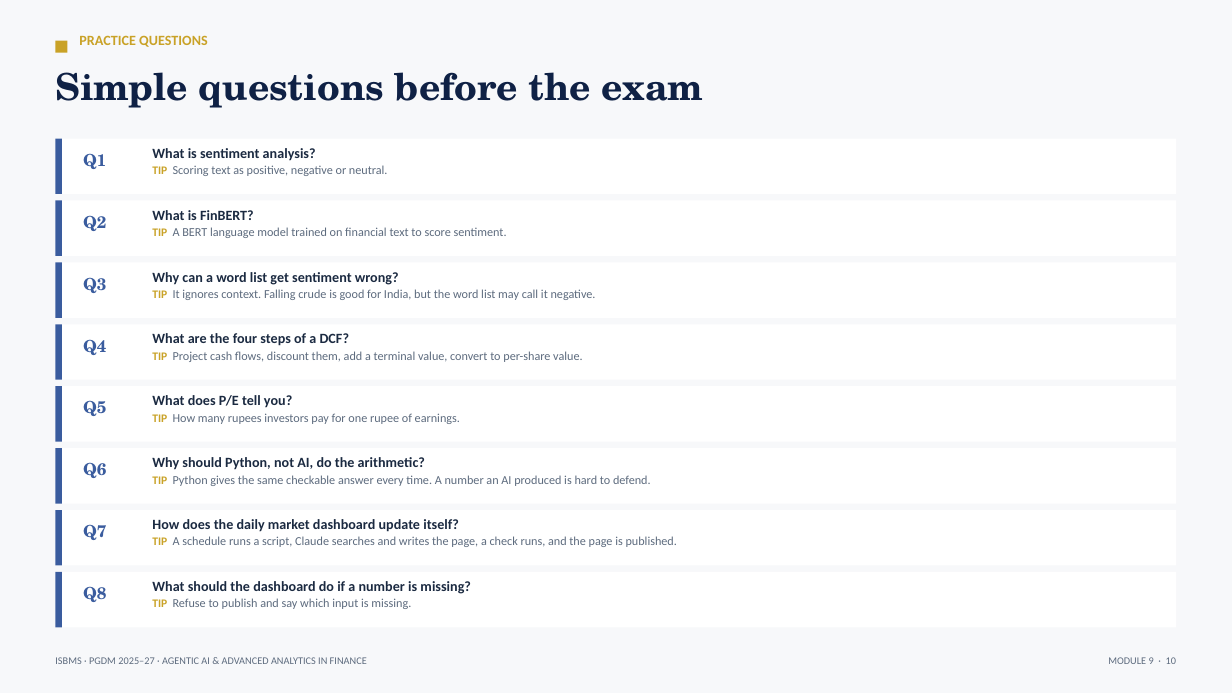
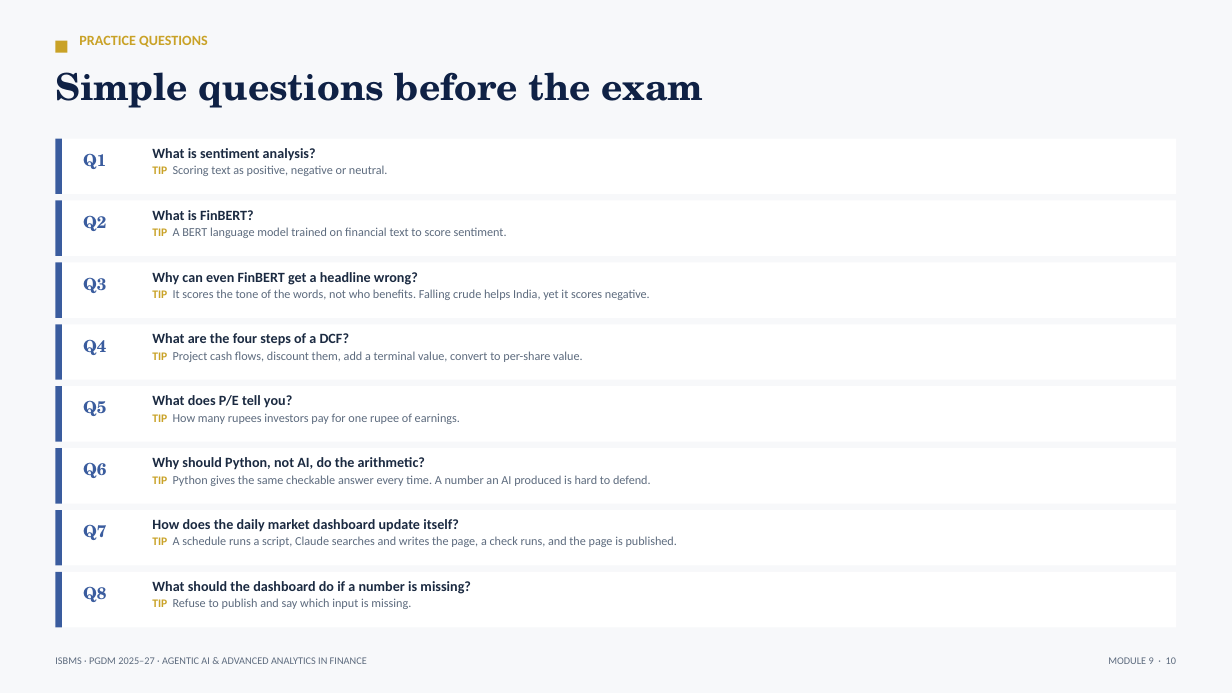
Before and after one commit to tejasgjadhav/AIFINANCE, a slide deck: slide 10 of slides/Module-09-Market-Commentary-and-Dashboards.pptx. Drawn at 1232x693 pixels with LibreOffice and Linux fonts; fonts in the diff are those of the drawing. Boxes give left, top, right and bottom in pixels: in the first picture for what was removed or moved away, otherwise in the second. Text is boxed around its words. In the diff, an @@ line names an element or a change of style, - is before the commit and + after.

```diff
--- a/slides/Module-09-Market-Commentary-and-Dashboards.pptx
+++ b/slides/Module-09-Market-Commentary-and-Dashboards.pptx
@@ text at [152,272,650,300]: text changed @@
-Why can a word list get sentiment wrong?
-TIP It ignores context. Falling crude is good for India, but the word list may call it negative.
+Why can even FinBERT get a headline wrong?
+TIP It scores the tone of the words, not who benefits. Falling crude helps India, yet it scores negative.
```
Also in this commit, not shown: 2 other slides changed, 3 other files.
